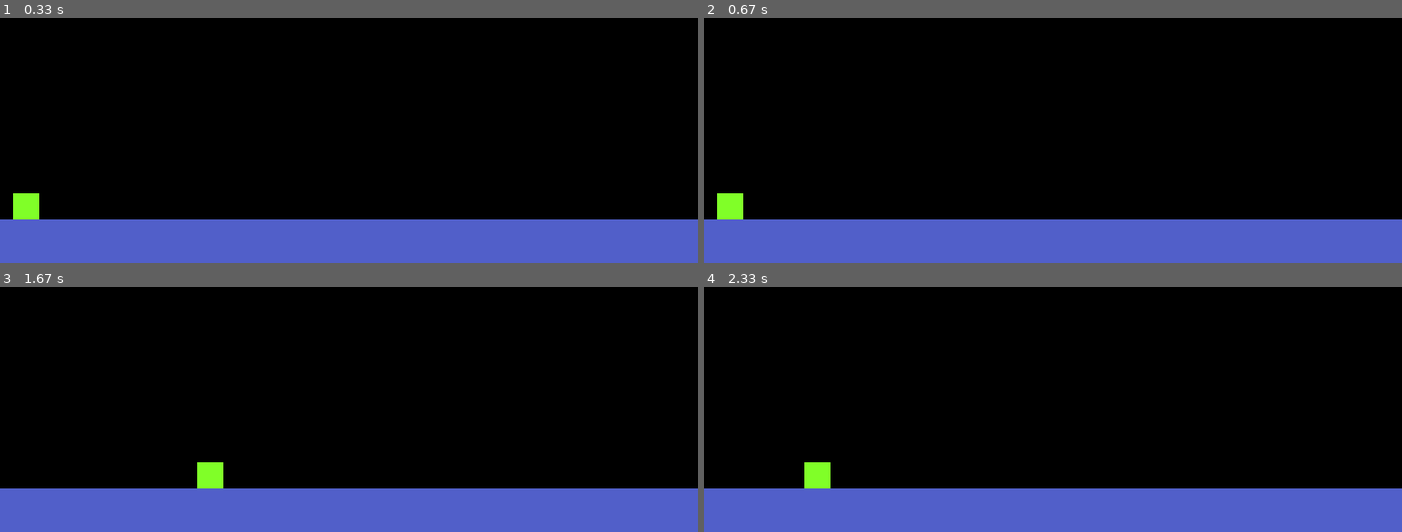
Above: before the commit, frames 1-4 (two rows, left to right).
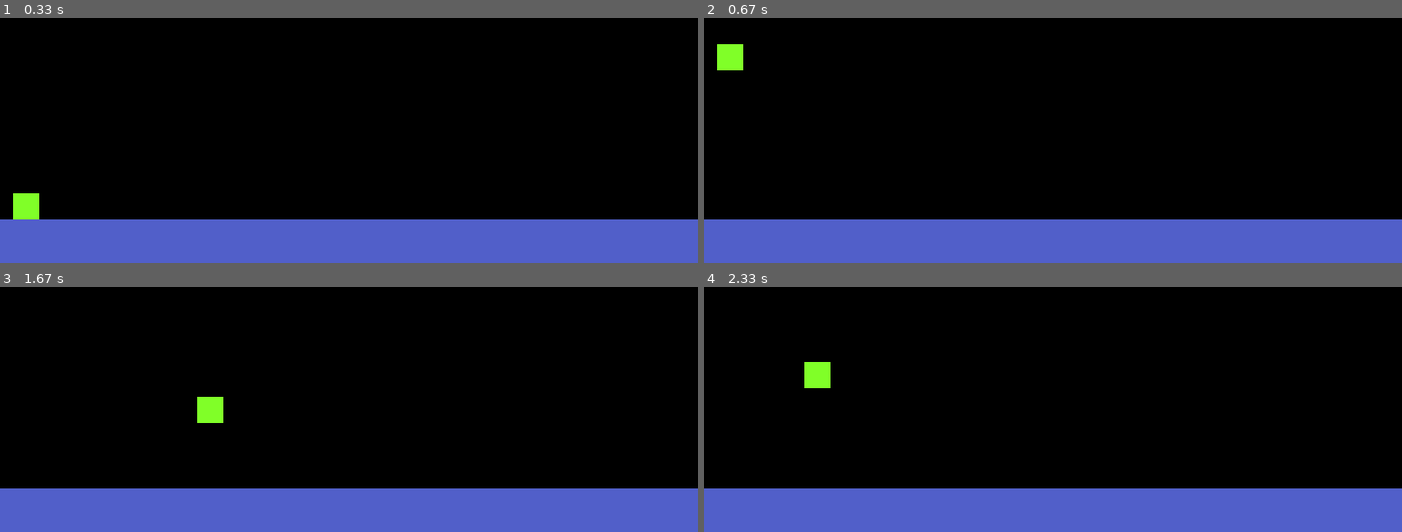
Above: after the commit, the same moments.

Repository: dunteyr/PygamePlatformer
Game: pygame game, started from main.py
Two runs of this game, one before a commit and one after it. Both use one fixed random seed, a clock stepped at 60 frames per second and the inputs below.
Inputs:
- Up to frame 1 (0.33 s): no input
- Up to frame 2 (0.67 s): tap Space at 0.33 s
- Up to frame 3 (1.67 s): hold D 0.67-1.13 s; tap Space at 0.73, 1.03, 1.23, 1.53 s; hold D 1.17-1.63 s
- Up to frame 4 (2.33 s): hold A 1.67-2.2 s; tap Space at 1.73, 2.03, 2.3 s; hold A from 2.23 s (still down)

Frame 1 is identical in both runs. In frame 2, 0.8% of the frame differs, in the area x 1-6%, y 10-83%; in frame 3, 0.8%; in frame 4, 0.8%.

Commit message:
Collisions and jumping
added collisions with the floor to allow gravity. Also added jumping. The way collision with the floor is done will have to be changed because if there are multiple collisions on the same frame things will break

Diff:
--- a/classes.py
+++ b/classes.py
@@ -7,8 +7,11 @@
     def __init__(self, width, height, x, y):
         super().__init__()
 
+        self.collisionGroups = []
+
         self.acceleration = 0.5
         self.friction = -0.12
+        self.jumpAmt = -15
 
         self.pos = vec(x, y)
         self.acc = vec(0, 0)
@@ -21,7 +24,9 @@
         self.rect = self.surf.get_rect()
 
     def move(self):
-        self.acc = vec(0, 0)
+        self.acc = vec(0, 0.5)
+
+        collisions = self.getCollisions()
 
         pressedKeys = pygame.key.get_pressed()
 
@@ -30,13 +35,42 @@
         elif pressedKeys[K_d]:
             self.acc.x = self.acceleration
 
+        if pressedKeys[K_SPACE]:
+            self.jump()
+
         self.acc.x += self.vel.x * self.friction
         self.vel += self.acc
         self.pos += self.vel + 0.5 * self.acc
+
+        #this is a hacky way to handle floor collision for now
+        if collisions:
+            self.pos.y = collisions[0].rect.top
+
+            #without this if jumping velocity will be reset
+            if self.vel.y > 0:
+                self.vel.y = 0
+
         self.rect.midbottom = self.pos
 
     def update(self):
         pass
+
+    def addCollisionGroup(self, collisionGroup):
+        self.collisionGroups.append(collisionGroup)
+
+    def getCollisions(self):
+        collisions = []
+        #get a list of collisions from every group that player can collide with
+        for group in self.collisionGroups:
+            groupCollisions = pygame.sprite.spritecollide(self, group, False)
+            collisions += groupCollisions
+
+        return collisions
+
+    def jump(self):
+        collisions = self.getCollisions()
+        if collisions:
+            self.vel.y = self.jumpAmt
 
 class Platform(pygame.sprite.Sprite):
     def __init__(self, width, height, x, y):
--- a/main.py
+++ b/main.py
@@ -23,11 +23,16 @@
 platforms = pygame.sprite.Group()
 platforms.add(floor)
 
+player.addCollisionGroup(platforms)
+
 while True:
     for event in pygame.event.get():
         if event.type == QUIT:
             pygame.quit()
             exit()
+        # if event.type == KEYDOWN:
+        #     if event.key == pygame.K_SPACE:
+        #         player.jump()
 
     displaysurface.fill((0,0,0))
 
--- a/test.py
+++ b/test.py
@@ -3,6 +3,8 @@
 
 vec = pygame.math.Vector2
 
-vector = vec(10, 20)
+list1 = [0, 1, 2, 3]
+list2 = [4, 5, 6, 7]
+list3 = list1 + list2
 
-print(vector[0])
+print(list3)
